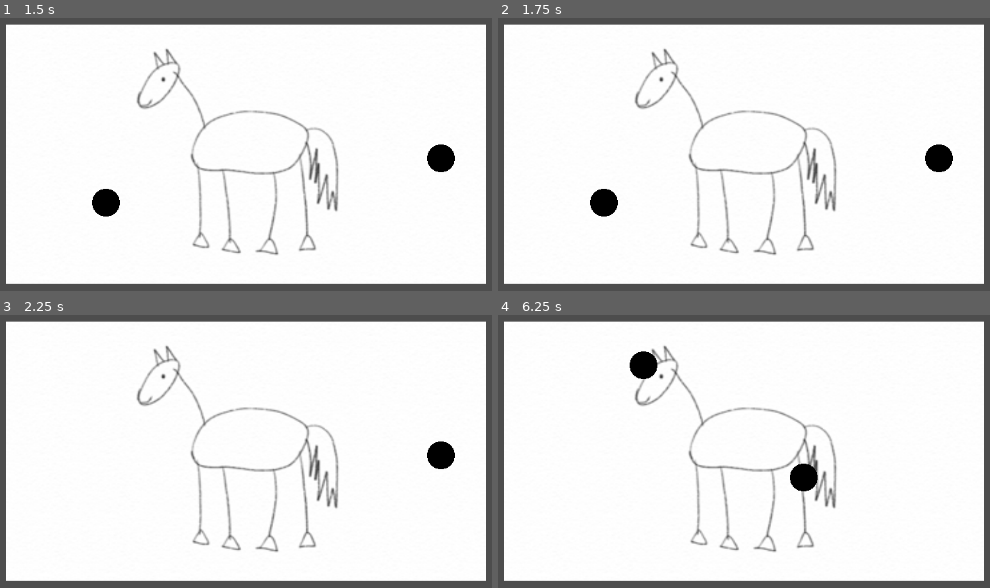
Above: before the commit, frames 1-4 (two rows, left to right).
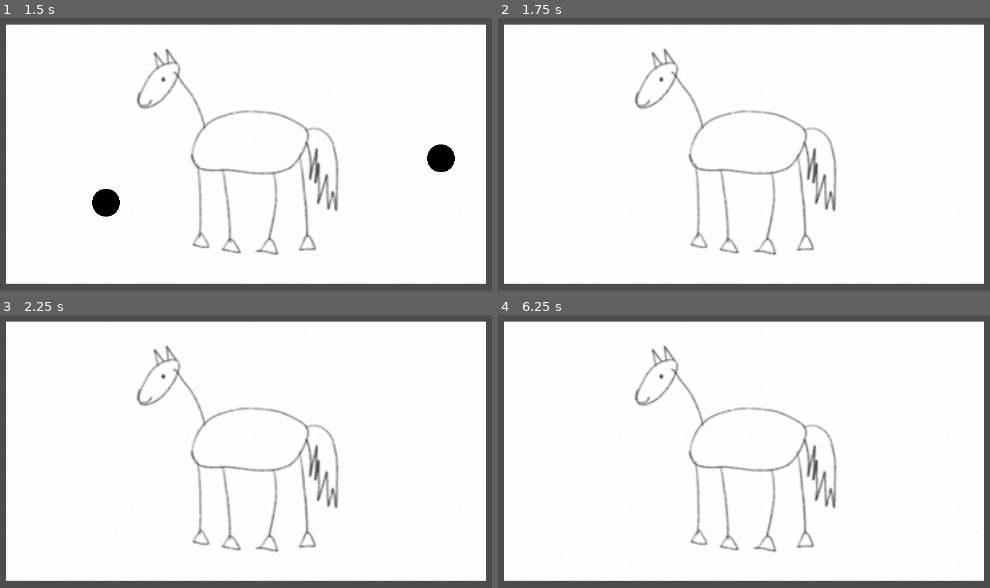
Above: after the commit, the same moments.

Repository: jtorbett23/WildJam68
Game: Godot game, scene res://main.tscn
Two runs of this game, one before a commit and one after it. Both use one fixed random seed, a clock stepped at 60 frames per second and the inputs below.
Inputs (mouse positions are in pixels of both pictures, inside the frame that each line leads up to):
- Up to frame 1 (1.5 s): tap Enter at 0.5 s; move the mouse to (442, 157) at 0.52 s; hold D (draw) 0.53-1.28 s; tap C (clear) at 0.6 s; tap Space at 1.25 s; move the mouse to (103, 203) at 1.27 s; tap D (draw) at 1.35 s
- Up to frame 2 (1.75 s): tap Z (undo) at 1.55 s
- Up to frame 3 (2.25 s): tap Enter at 2 s; move the mouse to (344, 377) at 2.02 s; hold Z (undo) from 2.03 s (still down)
- Up to frame 4 (6.25 s): tap C (clear) at 2.3, 2.85, 4.55, 5.1 s; tap Space at 2.75, 4.25 s; move the mouse to (724, 566) at 2.77 s; release Z (undo) at 2.78 s; tap D (draw) at 3.05, 5.85 s; tap Enter at 3.5 s; move the mouse to (outside the picture) at 3.52 s; hold D (draw) 3.53-4.28 s; tap Z (undo) at 3.8, 4.35, 6.05 s; move the mouse to (522, 410) at 4.27 s; move the mouse to (803, 478) at 5.02 s; hold D (draw) 5.03-5.78 s; move the mouse to (645, 364) at 5.77 s

Frame 1 is identical in both runs. In frame 2, 0.9% of the frame differs, in the area x 18-93%, y 46-73%; in frame 3, 0.5%; in frame 4, 1.0%, in the area x 26-66%, y 13-65%.

Commit message:
more robust undo

Diff:
--- a/draw.gd
+++ b/draw.gd
@@ -4,12 +4,13 @@
 var radius = 20
 
 var draw_data : Array = []
+var previous_draw : Array = [[]]
 var min_pos : Vector2
 var max_pos : Vector2
 
 func _draw():
-	for pos in draw_data:
-		draw_circle(pos, radius, color)
+	for data in draw_data:
+		draw_circle(data.pos, data.radius, color)
 
 # Called when the node enters the scene tree for the first time.
 func _ready():
@@ -36,10 +37,22 @@
 func _process(delta):
 	var pos = get_global_mouse_position()
 	if Input.is_action_pressed("draw") and is_on_canvas(pos):
-		draw_data.append(pos)
+		if(draw_data.find({"pos":pos, "radius": radius}) == -1):
+			draw_data.append({"pos":pos, "radius": radius})
+			#undo v2
+			previous_draw.append(draw_data.duplicate())
 	elif Input.is_action_just_pressed("clear"):
 		draw_data = []
+		#undo v2
+		previous_draw.append([])
 	elif Input.is_action_pressed("undo"):
-		draw_data.pop_back()
+		#undo v2
+		if(previous_draw.size() > 0):
+			var prev = previous_draw.pop_back()
+			draw_data = prev
+		elif(previous_draw.size() == 0):
+			previous_draw = [[]]
+		#undo v1
+		# draw_data.pop_back()
+
 	queue_redraw()
-	pass
